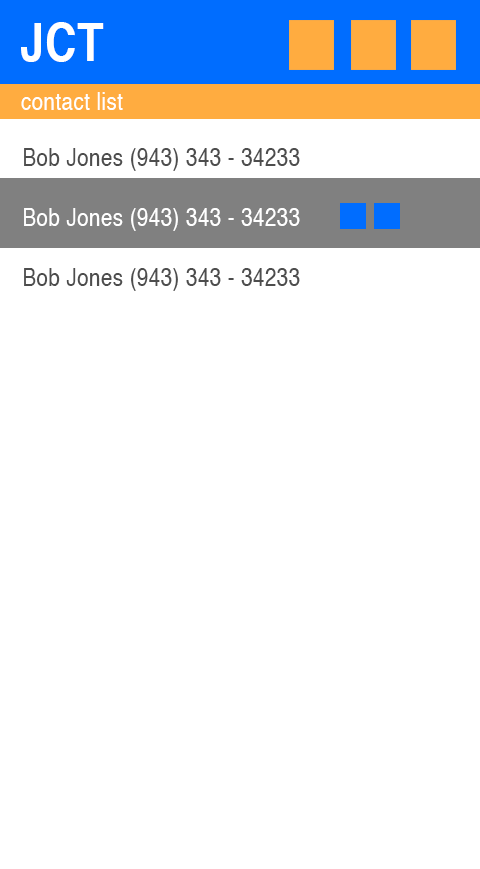
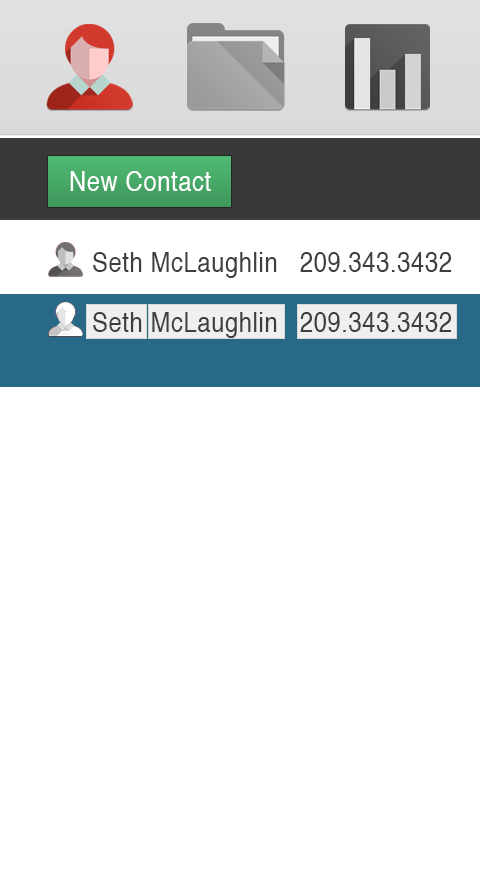
Layered file, before and after one edit (480 x 869). Changes by layer:
removed layer "Bob Jones (943) 343 - 34233 copy 2" over [24, 268, 300, 291]
removed layer "Bob Jones (943) 343 - 34233" (1st of 2) over [24, 208, 300, 231]
removed layer "Bob Jones (943) 343 - 34233" (2nd of 2) over [24, 148, 300, 171]
removed layer "Layer 5" over [0, 178, 480, 248]
removed layer "Layer 3" over [0, 84, 480, 119]
added group "contacts" with 17 layers above "navigation" over [0, 138, 480, 387]
added group "list" with 12 layers in group "contacts" over [0, 242, 480, 387]
added group "list item edit" with 7 layers in group "list" over [0, 294, 480, 387]
added layer "Seth McLaughlin 209.343.3432" (1st of 2, in "contacts" › "list" › "list item edit") in group "list item edit" over [93, 312, 452, 338]
added layer "phone field" in group "list item edit" over [297, 304, 457, 339]
added layer "last name field" in group "list item edit" over [148, 304, 285, 339]
added layer "row highlight" in group "list item edit" over [0, 294, 480, 387]
added group "list item" with 3 layers in group "list" over [48, 242, 452, 278]
moved "Layer 1" into group "list item", painted on it over [0, 0, 480, 277]
added layer "Seth McLaughlin 209.343.3432" (2nd of 2, in "contacts" › "list" › "list item") in group "list item" over [93, 252, 452, 278]
added group "new button" with 3 layers in group "contacts" over [0, 138, 480, 220]
added layer "add contact" in group "new button" over [47, 155, 232, 208]
added layer "background" (78%) in group "new button" over [0, 138, 480, 220]
added group "navigation" with 7 layers above "Background" over [0, 0, 480, 136]
added layer "contacts icon" in group "navigation" over [46, 24, 133, 111]
added layer "import icon" in group "navigation" over [187, 23, 285, 111]
added layer "metrics icon" in group "navigation" over [345, 24, 430, 111]
added layer "Nav Bar" (18%) in group "navigation" over [0, 0, 480, 135]
…and 11 more changes (4 added, 7 removed)
